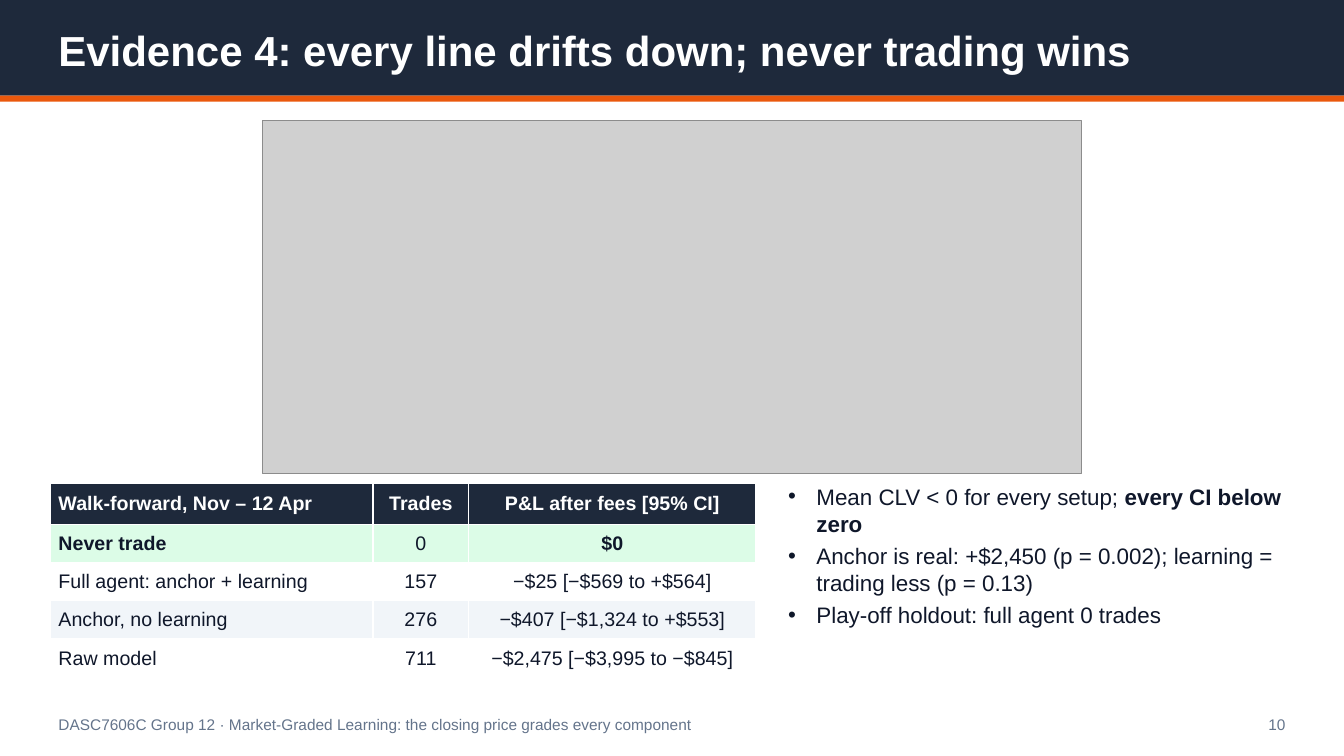
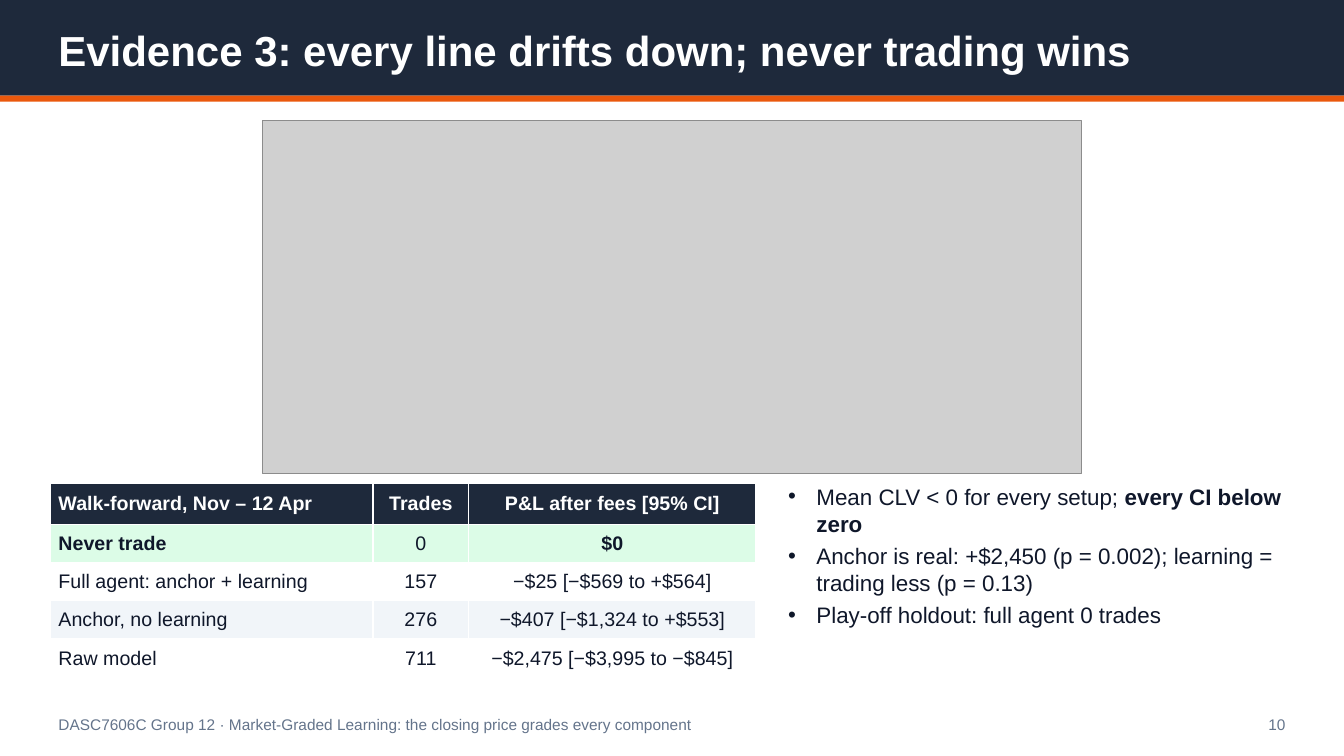
Before and after one commit to Michaelyzr/nba-agent, a slide deck: slide 10 of presentation/nba_agent_deck.pptx. Drawn at 1344x756 pixels with LibreOffice and Linux fonts; fonts in the diff are those of the drawing; grey boxes stand for pictures. Boxes give left, top, right and bottom in pixels: in the first picture for what was removed or moved away, otherwise in the second. Text is boxed around its words. In the diff, an @@ line names an element or a change of style, - is before the commit and + after.

```diff
--- a/presentation/nba_agent_deck.pptx
+++ b/presentation/nba_agent_deck.pptx
@@ text at (x1=58, y1=35, x2=1130, y2=75): text changed @@
-Evidence 4: every line drifts down; never trading wins
+Evidence 3: every line drifts down; never trading wins
```
Also in this commit, not shown: 5 other slides changed, 1 slide added, 1 slide removed, 5 other files.
